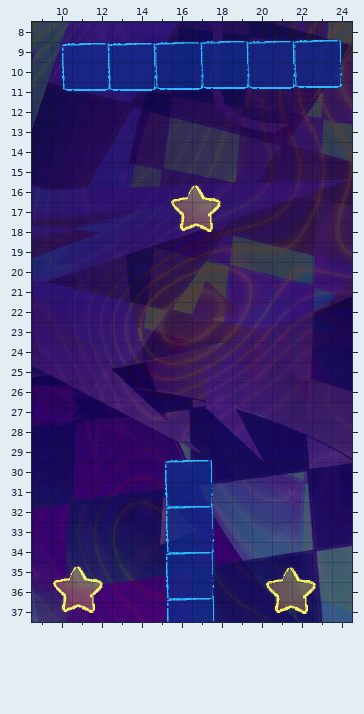
An edit to a level. Tiled map, gxpengine_template/bin/Debug/Assets/Test(4.1).tmx. Above, as it was before the edit.
Cells are 32x32 px. Shown: x 9..24, y 8..37.
And afterwards:
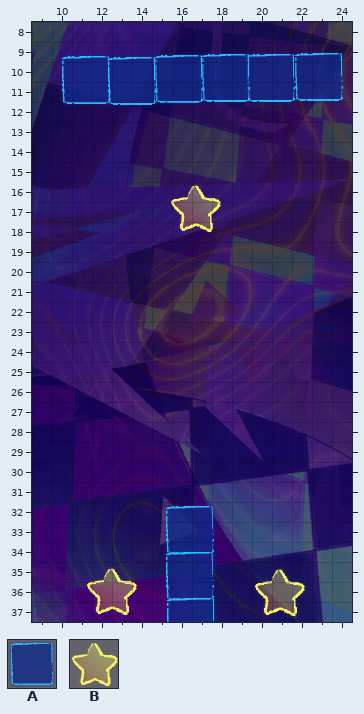
Key: from "Basic Block": A 2; from "StarFull": B 0.
Objects are placed by their top-left corner, in cells (3,4 is the top-left corner of cell 3,4); size is 1x1 cell unless given.
What changed:
--- layer "Object Layer 1"
-A "NMBlock" at 22,8.8 size 2.7x2.7
+A "NMBlock" at 22,9.4 size 2.7x2.7
-A "NMBlock" at 19.6,8.8 size 2.7x2.7
+A "NMBlock" at 19.6,9.5 size 2.7x2.7
-A "NMBlock" at 17.3,8.8 size 2.7x2.7
+A "NMBlock" at 17.3,9.5 size 2.7x2.7
-A "NMBlock" at 15,8.9 size 2.7x2.7
+A "NMBlock" at 15,9.5 size 2.7x2.7
-A "NMBlock" at 10.3,8.9 size 2.7x2.7
+A "NMBlock" at 10.4,9.6 size 2.7x2.7
-A "NMBlock" at 12.6,8.9 size 2.7x2.7
+A "NMBlock" at 12.7,9.6 size 2.7x2.7
-B "Star" at 9.9,35.1 size 2.6x2.6
+B "Star" at 11.7,35.1 size 2.6x2.6
-B "Star" at 20.6,35.1 size 2.6x2.6
+B "Star" at 20.1,35.2 size 2.6x2.6
-A "NMBlock" at 15.5,29.8 size 2.7x2.7
Pixel boxes of the changes (left, top, right, bottom) in both pictures:
changed: (61, 39, 344, 106)
removed: (164, 459, 214, 508)
changed: (53, 565, 137, 615)
changed: (255, 566, 316, 616)
